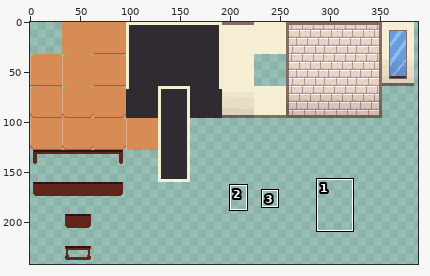
Edited in one commit: sprite sheet (src/sprites/sTileObjects/e6cf2363-c586-4035-826b-ae99ea668d92.png). Above: a wide view before the commit, with the close-up outlined.
Close-up. Earlier state:
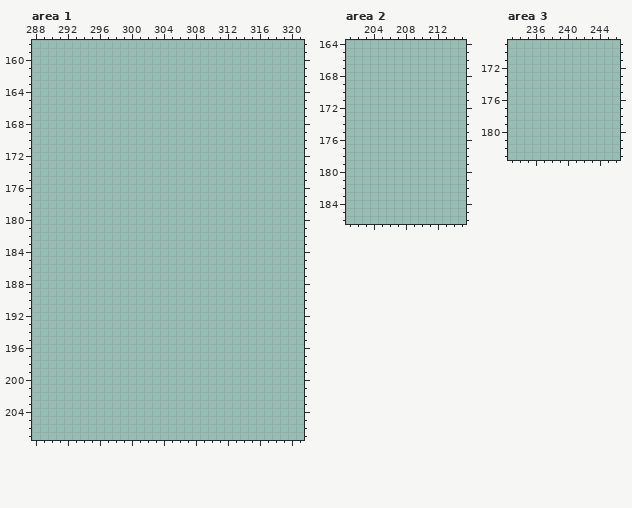
The file is 480x320 pixels. Colours within 5 levels of each other are drawn and written as one. Shown: area 1: x 288..321, y 158..207; area 2: x 201..215, y 164..186; area 3: x 233..246, y 169..183. The wide view leaves out empty margins. The commit also changed other parts of the picture, which this record leaves out.
Now the later version:
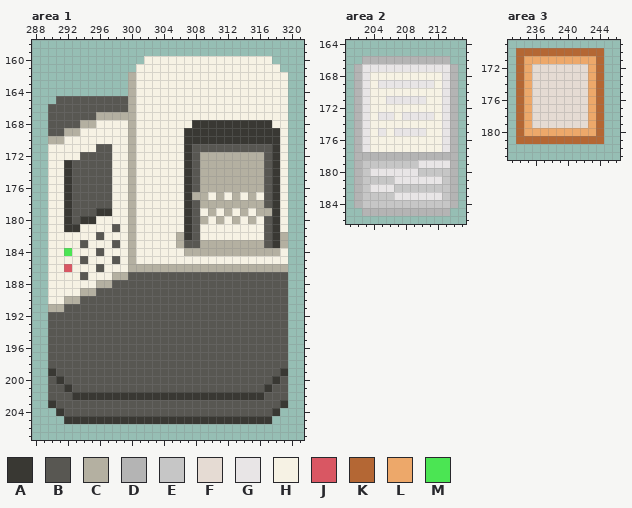
Palette (. is transparent): A #393833  B #585752  C #b4b0a1  D #b4b4b4  E #c6c6c6  F #e5dbd3  G #e8e5e6  H #f6f2e4  J #d95763  K #b46734  L #eda86a  M #4be553
The edit:
Area 1:
y 160: x 302..317 ................ -> HHHHHHHHHHHHHHHH
y 161: x 301..318 .................. -> HHHHHHHHHHHHHHHHHH
y 162..164: x 300..319 .................... -> CHHHHHHHHHHHHHHHHHHH
y 165: x 291..319 ............................. -> BBBBBBBBBCHHHHHHHHHHHHHHHHHHH
y 166: x 290..319 .............................. -> BBBBBBBBBBCHHHHHHHHHHHHHHHHHHH
y 167: x 290..319 .............................. -> BBBBBBCCCCCHHHHHHHHHHHHHHHHHHH
y 168: x 290..319 .............................. -> BBBBCCHHHHCHHHHHHHAAAAAAAAAAHH
y 169: x 290..319 .............................. -> BBCCHHHHHHCHHHHHHAAAAAAAAAAAAH
y 170: x 290..319 .............................. -> CCHHHHHHHHCHHHHHHAAAAAAAAAAAAH
y 171: x 290..319 .............................. -> HHHHHHBBHHCHHHHHHABBBBBBBBBBAH
y 172: x 290..319 .............................. -> HHHHBBBBHHCHHHHHHABCCCCCCCCBAH
y 173..176: x 290..319 .............................. -> HHABBBBBHHCHHHHHHABCCCCCCCCBAH
y 177: x 290..319 .............................. -> HHABBBBBHHCHHHHHHACCHCHCHCHBAH
y 178: x 290..319 .............................. -> HHABBBBBHHCHHHHHHABCCCCCCCCBAH
y 179: x 290..319 .............................. -> HHABBBAAHHCHHHHHHABHCHCHCHCCAH
y 180: x 290..319 .............................. -> HHABAAHHHHCHHHHHHABCHCHCHCHBAH
y 181: x 290..319 .............................. -> HHAAHHHHBHCHHHHHHABHHHHHHHHBAH
y 182: x 290..319 .............................. -> HHHHHHBHHHCHHHHHCABHHHHHHHHBAC
y 183: x 290..319 .............................. -> HHHHBHHHBHCHHHHHCBBCCCCCCCCBAC
y 184: x 290..319 .............................. -> HHMHHHBHHHCHHHHHHCCCCCCCCCCCCH
y 185: x 290..319 .............................. -> HHHHBHHHBHCHHHHHHHHHHHHHHHHHHH
y 186: x 290..319 .............................. -> HHJHHHBHHHCCCCCCCCCCCCCCCCCCCC
y 187: x 290..319 .............................. -> HHHHBHHHCCBBBBBBBBBBBBBBBBBBBB
y 188: x 290..319 .............................. -> HHHHHHCCBBBBBBBBBBBBBBBBBBBBBB
y 189: x 290..319 .............................. -> HHHHCCBBBBBBBBBBBBBBBBBBBBBBBB
y 190: x 290..319 .............................. -> HHCCBBBBBBBBBBBBBBBBBBBBBBBBBB
y 191: x 290..319 .............................. -> CCBBBBBBBBBBBBBBBBBBBBBBBBBBBB
y 192..198: x 290..319 .............................. -> BBBBBBBBBBBBBBBBBBBBBBBBBBBBBB
y 199: x 290..319 .............................. -> ABBBBBBBBBBBBBBBBBBBBBBBBBBBBA
y 200: x 290..319 .............................. -> BABBBBBBBBBBBBBBBBBBBBBBBBBBAB
y 201: x 290..319 .............................. -> BBABBBBBBBBBBBBBBBBBBBBBBBBABB
y 202: x 290..319 .............................. -> BBBAAAAAAAAAAAAAAAAAAAAAAAABBB
y 203: x 290..319 .............................. -> ABBBBBBBBBBBBBBBBBBBBBBBBBBBBA
y 204: x 291..318 ............................ -> ABBBBBBBBBBBBBBBBBBBBBBBBBBA
y 205: x 292..317 .......................... -> AAAAAAAAAAAAAAAAAAAAAAAAAA
Area 2:
y 166: x 203..213 ........... -> DDDDDDDDDDD
y 167: x 202..214 ............. -> DGGGGGGGGGGGD
y 168: x 202..214 ............. -> DGHHHHHHHHHGD
y 169: x 202..214 ............. -> DGHGGGGGGGHGD
y 170: x 202..214 ............. -> DGHHHHHHHHHGD
y 171: x 202..214 ............. -> DGHHGGGGGHHGD
y 172: x 202..214 ............. -> DGHHHHHHHHHGD
y 173: x 202..214 ............. -> DGHGGHGGGGHGD
y 174: x 202..214 ............. -> DGHHHHHHHHHGD
y 175: x 202..214 ............. -> DGHGHGGGGHHGD
y 176..177: x 202..214 ............. -> DGHHHHHHHHHGD
y 178: x 202..214 ............. -> DDDDDDDDDDDDD
y 179: x 202..214 ............. -> DEEEEEEEGGGGD
y 180: x 202..214 ............. -> DEGGGGGGEEEED
y 181: x 202..214 ............. -> DEEEEGGGGGGED
y 182: x 202..214 ............. -> DEGGGEEEEEEED
y 183: x 202..214 ............. -> DEEEEGGGGGGED
y 184: x 202..214 ............. -> DEEEEEEEEEEED
y 185: x 203..213 ........... -> DDDDDDDDDDD
Area 3:
y 170: x 234..244 ........... -> KKKKKKKKKKK
y 171: x 234..244 ........... -> KLLLLLLLLLK
y 172..179: x 234..244 ........... -> KLFFFFFFFLK
y 180: x 234..244 ........... -> KLLLLLLLLLK
y 181: x 234..244 ........... -> KKKKKKKKKKK
Changed places in both close-ups, as pixel boxes (x1, y1, x2, y2):
added: (48, 56, 288, 424)
added: (354, 56, 458, 216)
added: (516, 48, 604, 144)
